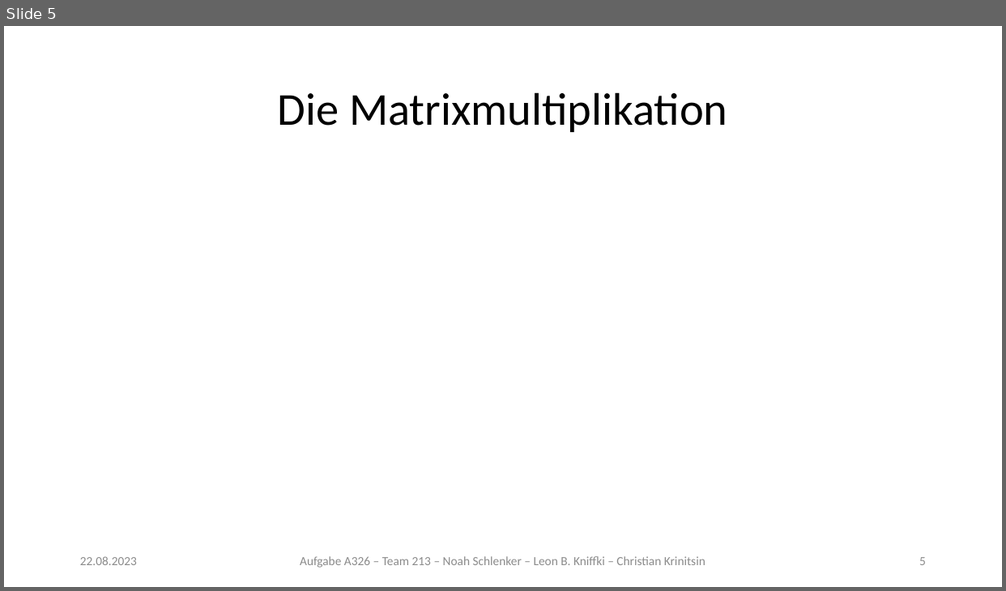
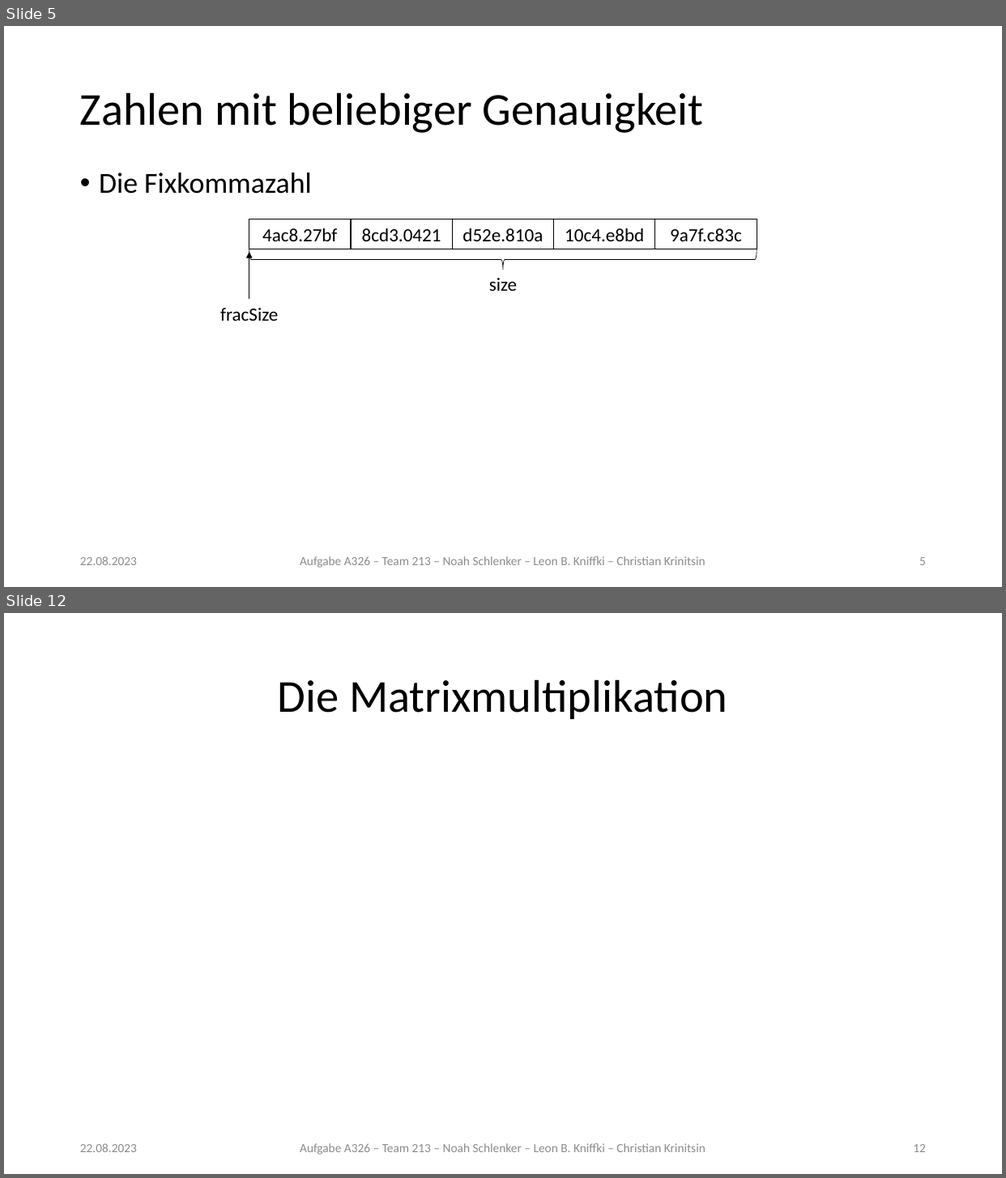
Before and after one commit to noahpy/sqrt2, a slide deck: Vortrag/Vortrag.pptx. Shown one above the other, each under a label of ours: slide 5 before the commit, slides 5 and 12 after it; the slides between them are not shown. The pictures are 1006x591 and 1006x1178 pixels, drawn with LibreOffice and Linux fonts; fonts in the diff are those of the drawing; grey boxes stand for pictures. Boxes give left, top, right and bottom in pixels: in the first picture for what was removed or moved away, otherwise in the second. Text is boxed around its words. In the diff, an @@ line names an element or a change of style, - is before the commit and + after.

```diff
--- a/Vortrag/Vortrag.pptx
+++ b/Vortrag/Vortrag.pptx
@@ slide 5 added at box(4, 26, 1002, 587), background #FFFFFF @@
@@ title added at box(80, 92, 704, 133), 44 pt, text #000000 @@
+Zahlen mit beliebiger Genauigkeit
@@ text added at box(99, 173, 312, 194), 28 pt, text #000000 @@
+• Die Fixkommazahl
@@ group added at box(249, 219, 757, 270): 5 rectangles, 1 left brace @@
+4ac8.27bf
+8cd3.0421
+d52e.810a
+10c4.e8bd
+9a7f.c83c
@@ arrow added from (249, 299) to (249, 252), #000000 0.5 pt @@
@@ text added at box(489, 278, 517, 291), 18 pt, text #000000 @@
+size
@@ text added at box(220, 308, 278, 321), 18 pt, text #000000 @@
+fracSize
@@ text added at box(80, 557, 137, 565), 12 pt, text #8C8C8C @@
+22.08.2023
@@ text added at box(300, 557, 705, 568), 12 pt, text #8C8C8C @@
+Aufgabe A326 – Team 213 – Noah Schlenker – Leon B. Kniffki – Christian Krinitsin
@@ page number added at box(919, 557, 926, 565), 12 pt, text #8C8C8C @@
+5
@@ what was slide 5 is now slide 12 @@
@@ page number at box(913, 1144, 926, 1152): text changed @@
-5
+12
```
Also in this commit, not shown: 8 other slides added, 1 other file.
